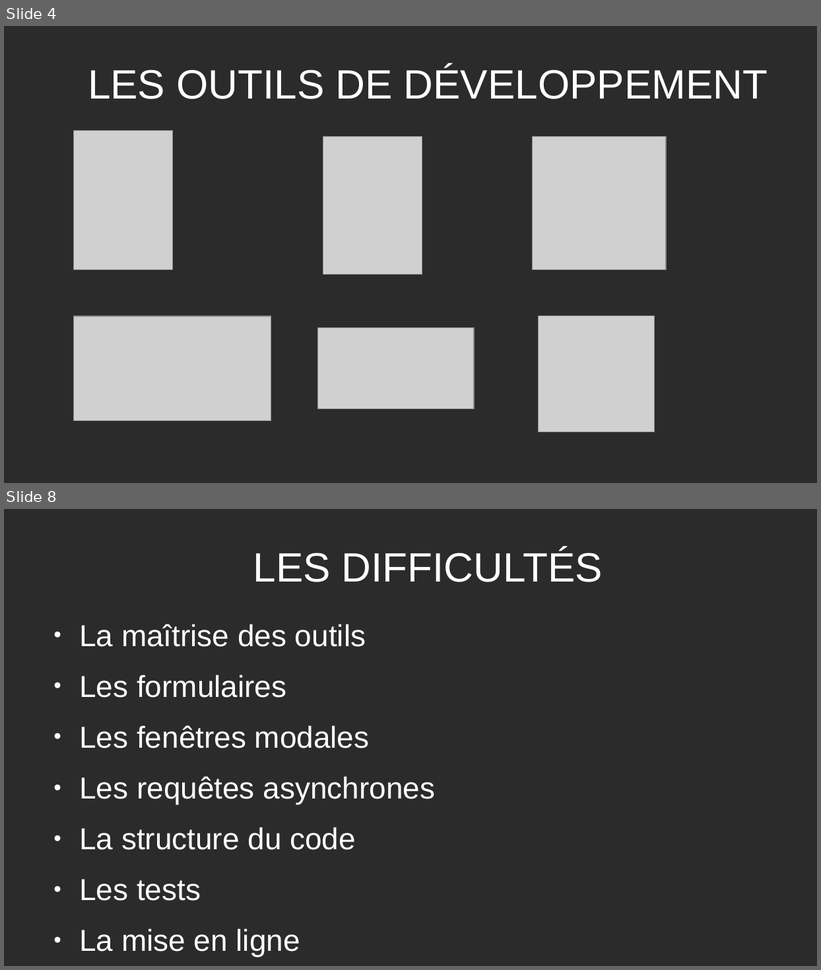
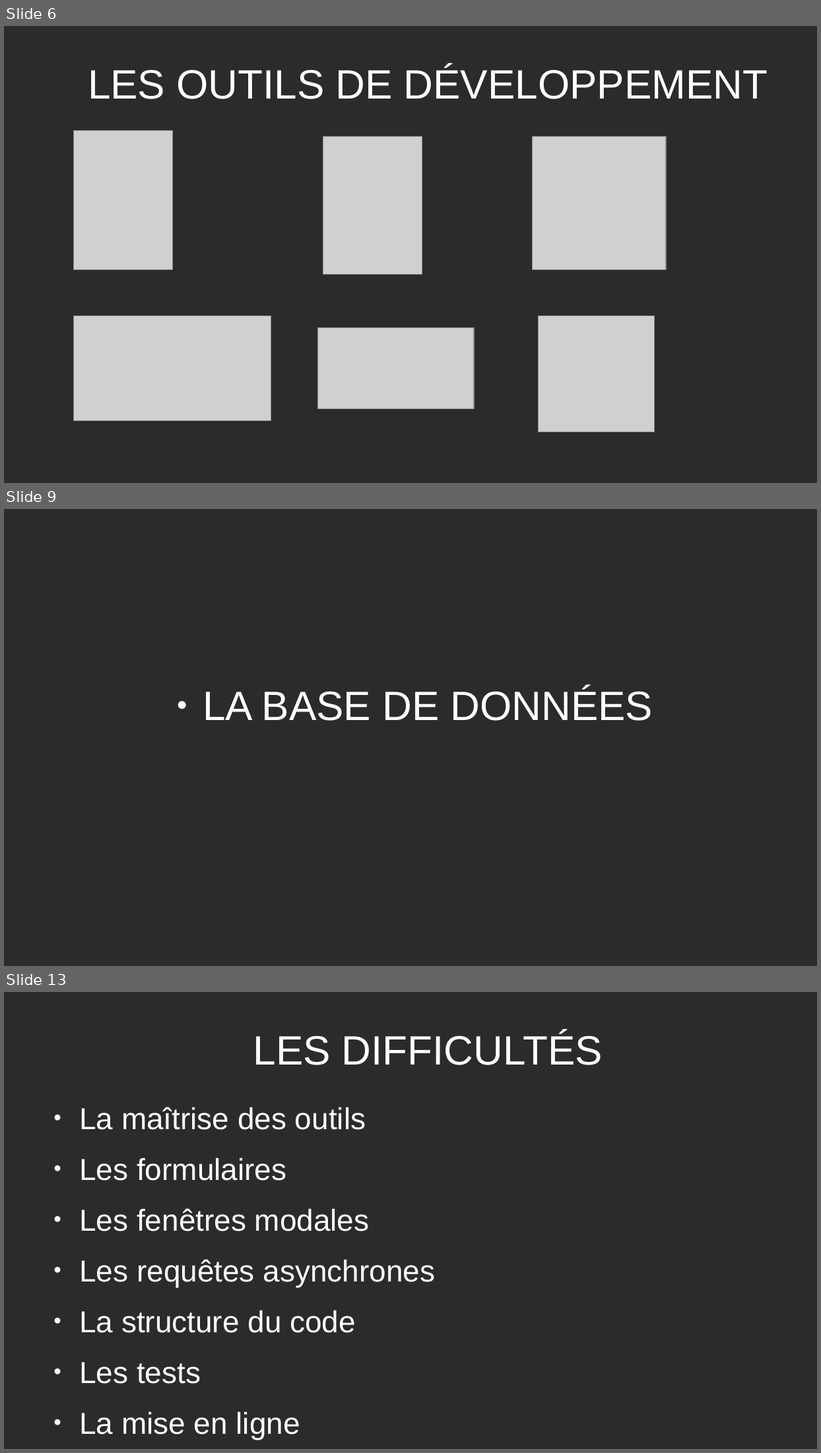
Before and after one commit to Lukam90/Sym-CRM, a slide deck: application/document/Presentation-Sym-CRM-LH.odp. Shown one above the other, each under a label of ours: slides 4 and 8 before the commit, slides 6, 9 and 13 after it; the slides between them are not shown. The pictures are 821x970 and 821x1453 pixels, drawn with LibreOffice and Linux fonts; fonts in the diff are those of the drawing; grey boxes stand for pictures; background and template pictures are left out; a plain dark background stands for a picture behind light text. Boxes give left, top, right and bottom in pixels: in the first picture for what was removed or moved away, otherwise in the second. Text is boxed around its words. In the diff, an @@ line names an element or a change of style, - is before the commit and + after.

```diff
--- a/application/document/Presentation-Sym-CRM-LH.odp
+++ b/application/document/Presentation-Sym-CRM-LH.odp
@@ slide 9 added at (4,509,817,966), background picture (left out) @@
@@ subtitle added at (203,687,653,721), 40 pt, text #FFFFFF @@
+● LA BASE DE DONNÉES
@@ what was slide 4 is now slide 6 @@
@@ what was slide 8 is now slide 13 @@
```
Also in this commit, not shown: 3 slides changed, 6 other slides added, 1 slide removed, 11 other files.
